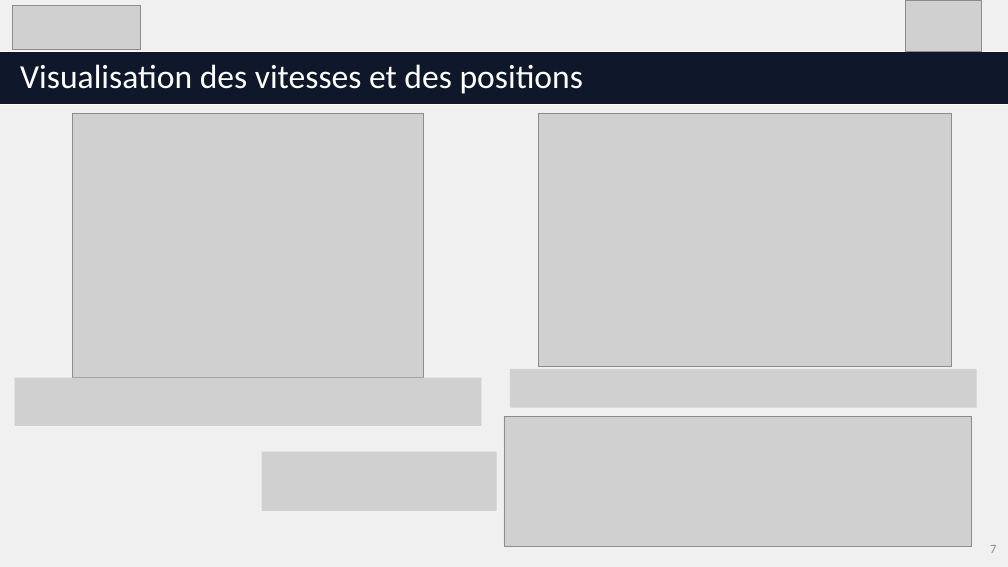
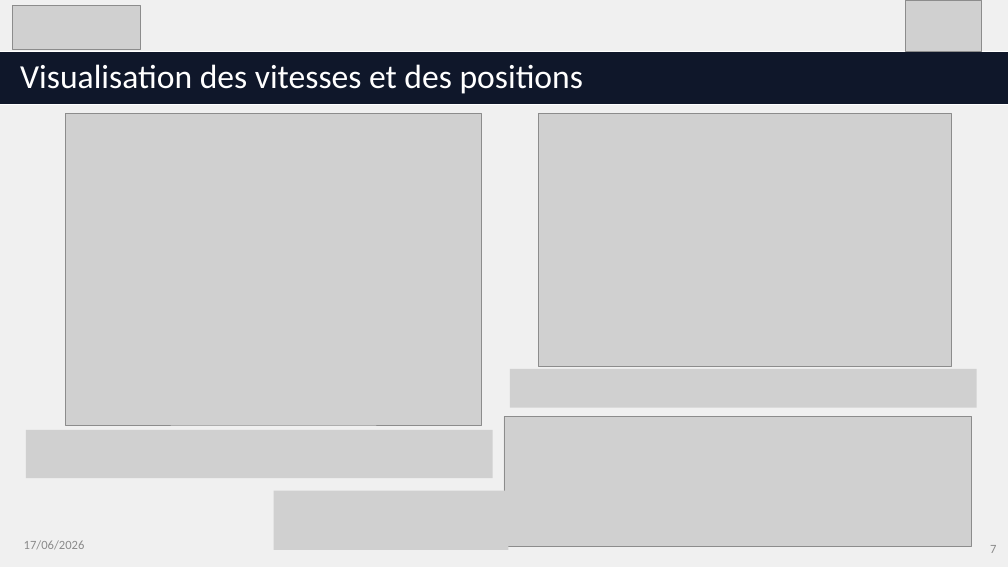
Before and after one commit to KyuriTaima/CygnusDynamics, a slide deck: slide 7 of Présentation/Point equipe FEMIS-SDLC.pptx. Drawn at 1008x567 pixels with LibreOffice and Linux fonts; fonts in the diff are those of the drawing; grey boxes stand for pictures. Boxes give left, top, right and bottom in pixels: in the first picture for what was removed or moved away, otherwise in the second. Text is boxed around its words. In the diff, an @@ line names an element or a change of style, - is before the commit and + after.

```diff
--- a/Présentation/Point equipe FEMIS-SDLC.pptx
+++ b/Présentation/Point equipe FEMIS-SDLC.pptx
@@ picture: place and size @@
-picture at box(72, 113, 423, 377)
+picture at box(66, 113, 482, 426)
@@ picture removed at box(14, 378, 482, 426) @@
@@ picture added at box(26, 430, 493, 479) @@
@@ picture: place and size @@
-picture at box(262, 451, 497, 510)
+picture at box(274, 491, 509, 550)
@@ text added at box(24, 540, 85, 550), 12 pt, text #8C8C8C @@
+17/06/2026
```
Also in this commit, not shown: 1 other slide changed, 7 slides added, 2 slides removed, 5 other files.
